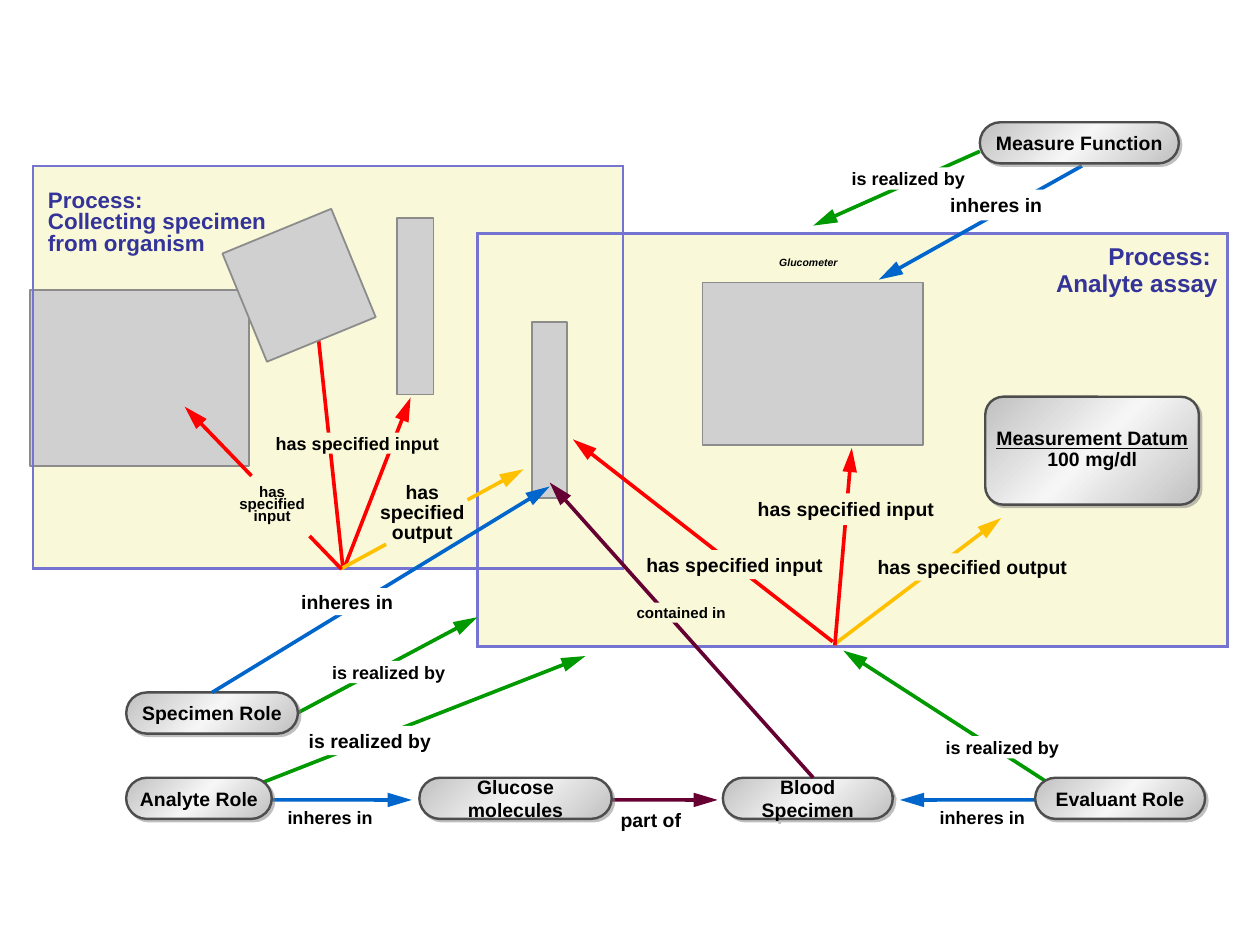
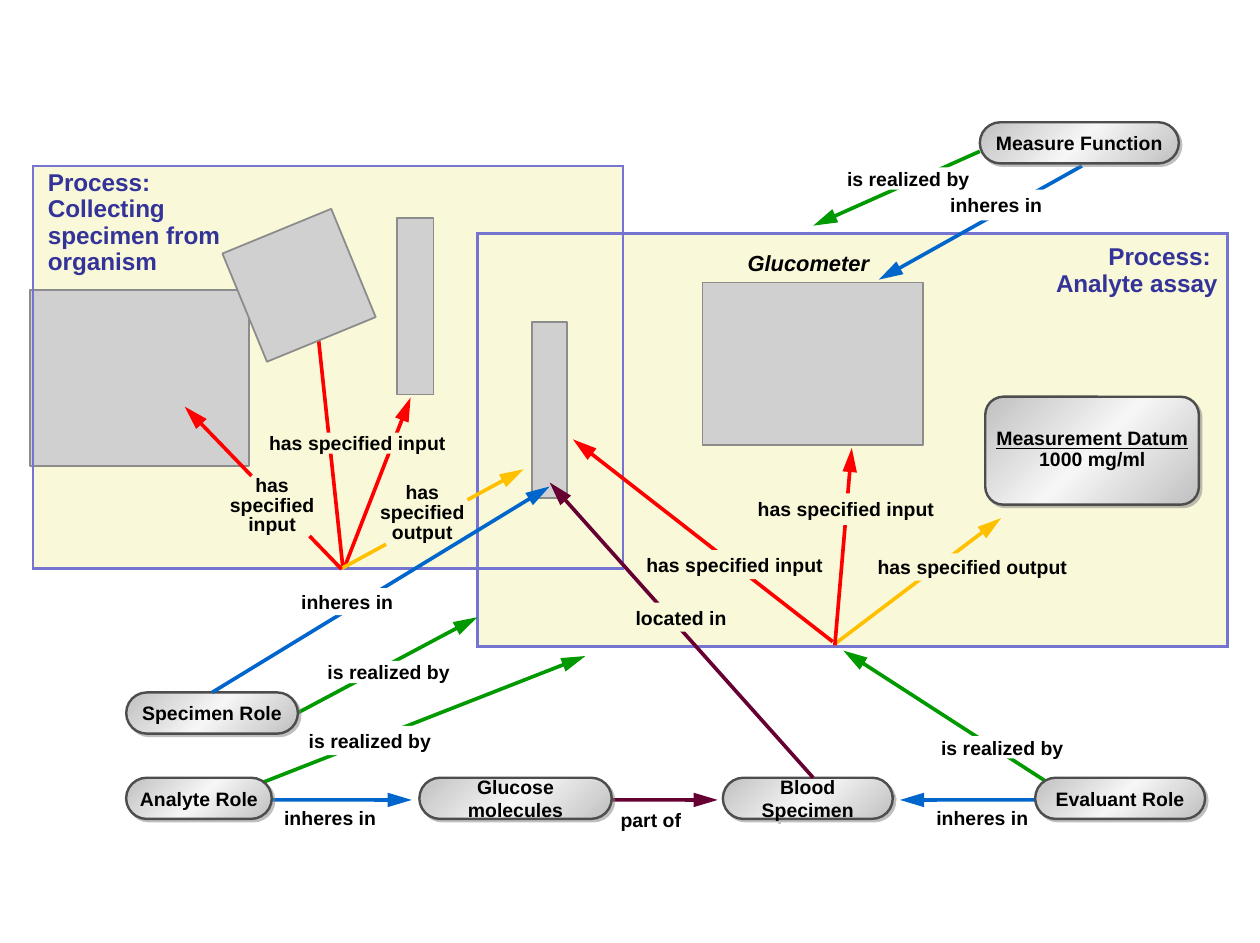
Before and after one commit to obi-ontology/obi-legacy-svn, a slide deck: slide 1 of trunk/docs/papers/release/Figure 2.ppt. Drawn at 1260x943 pixels with LibreOffice and Linux fonts; fonts in the diff are those of the drawing; grey boxes stand for pictures. Boxes give left, top, right and bottom in pixels: in the first picture for what was removed or moved away, otherwise in the second. Text is boxed around its words. In the diff, an @@ line names an element or a change of style, - is before the commit and + after.

Commit message:
Update manuscript Figure 2
- change 'contained in' to 'located in'
- change '100 mg/dl' to '1000 mg/ml'

```diff
--- a/trunk/docs/papers/release/Figure 2.ppt
+++ b/trunk/docs/papers/release/Figure 2.ppt
@@ text "Process: Collecting specimen from organism" at [48, 174, 220, 275]: size 9.2 to 10 pt; line spacing 0.8 to 0.9 @@
@@ rectangle "Glucometer": place and size @@
-rectangle "Glucometer" at [779, 258, 837, 266]
+rectangle "Glucometer" at [730, 255, 886, 269]
@@ rectangle "Glucometer" at [730, 255, 886, 269]: size 4.3 to 9 pt @@
@@ text "has specified input" at [230, 478, 314, 535]: size 6.2 to 8 pt; line spacing 0.65 to 0.85 @@
@@ text at [1039, 452, 1145, 470]: text changed @@
-100 mg/dl
+1000 mg/ml
@@ text at [636, 611, 726, 626]: text changed; size 6.2 to 8 pt @@
-contained in
+located in
@@ size 7.4 to 8 pt in 6 elements at [847, 172, 970, 191], [327, 665, 450, 684], [936, 811, 1028, 826], [284, 811, 376, 826], [269, 436, 446, 455], [938, 736, 1068, 758] @@
@@ rectangle "is realized by": place and size @@
-rectangle "is realized by" at [946, 741, 1059, 758]
+rectangle "is realized by" at [938, 736, 1068, 758]
```
Also in this commit, not shown: 1 other file.
